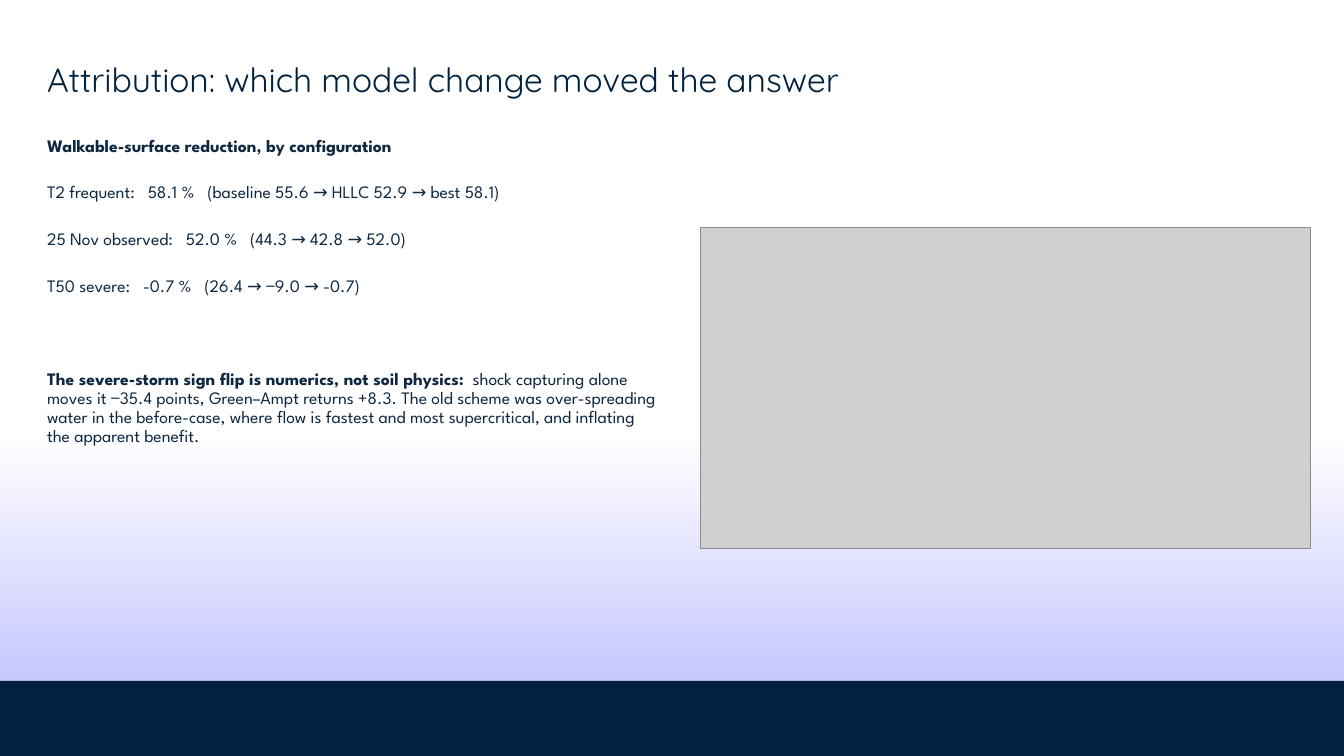
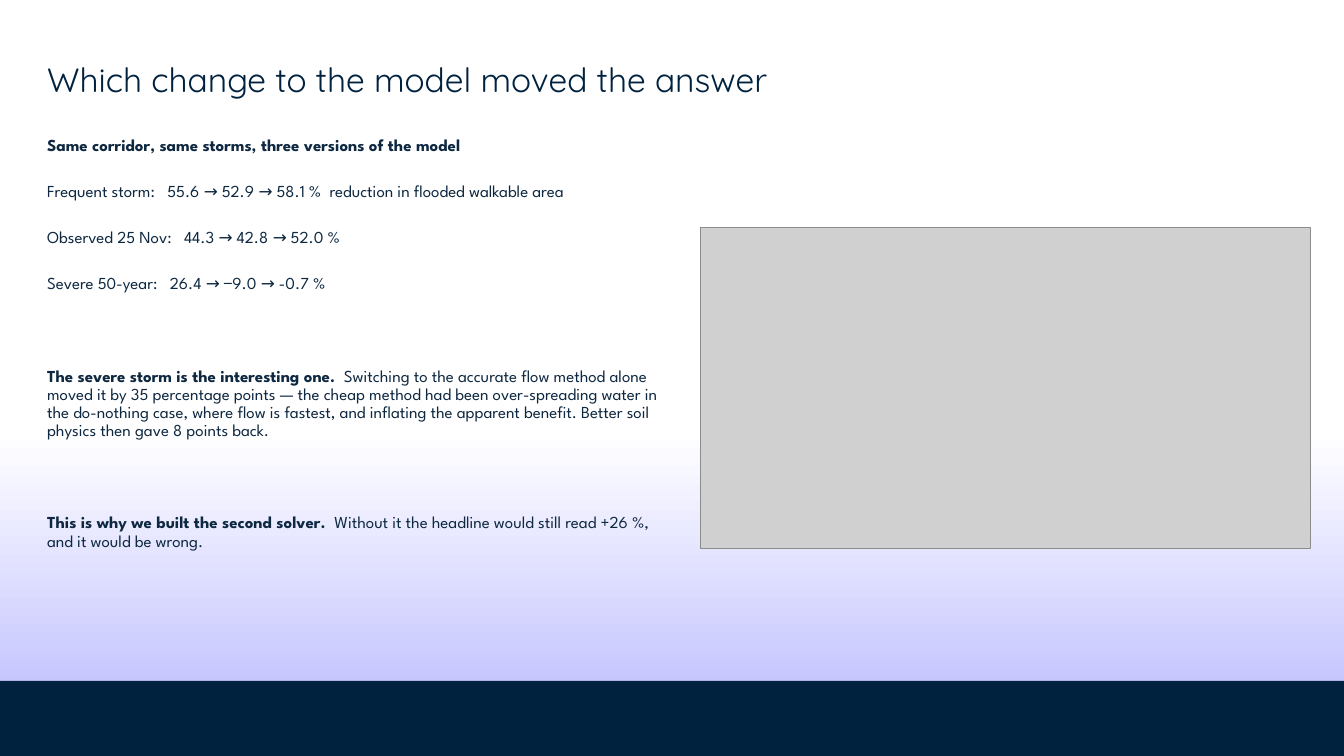
Before and after one commit to stathis-liap/Beirut_Project, a slide deck: slide 16 of output/presentation/almasar_technical_deck.pptx (slide 14 before the commit). Drawn at 1344x756 pixels with LibreOffice and Linux fonts; fonts in the diff are those of the drawing; grey boxes stand for pictures; background and template pictures are left out. Boxes give left, top, right and bottom in pixels: in the first picture for what was removed or moved away, otherwise in the second. Text is boxed around its words. In the diff, an @@ line names an element or a change of style, - is before the commit and + after.

Commit message:
Repitch the technical deck for engineers rather than hydraulics specialists
The deck assumed the audience read the flood-modelling literature. It should
assume they write software and understand maths.

- Every literature name is gone from the slides: Audusse reconstruction, Toro
  wave speeds, Kurganov-Petrova desingularisation, SIMP relaxation, Heaviside
  projection. The equation cards now annotate what each term *does* - "measure
  depth from the higher of the two beds, so still water stays still over a
  step" says more than the name ever did.
- The two schemes are "the cheap way" and "the full way", with what the cheap
  one drops and why it matters here, instead of a citation.
- New tech_loop.png: the stencil, the four steps of a timestep, and the per-run
  budget. Familiar ground for anyone who has written numerical code, and it
  makes steps 1 and 3 the only things that need explaining.
- Testing is framed as a test suite plus a runtime invariant, because that is
  what it is.
- Differentiability is explained as autograd through 75,000 steps - the same
  machinery that trains a network, applied to a solver.
- Adds "the idea in one paragraph" up front and drops the dense formulation
  slide that opened the old version.

20 slides, up from 18. The overview deck is unchanged.

```diff
--- a/output/presentation/almasar_technical_deck.pptx
+++ b/output/presentation/almasar_technical_deck.pptx
@@ title at [47, 67, 767, 99]: text changed @@
-Attribution: which model change moved the answer
+Which change to the model moved the answer
@@ text at [47, 139, 657, 551]: text changed; size 12.5 to 12 pt @@
-Walkable-surface reduction, by configuration
-T2 frequent: 58.1 % (baseline 55.6 → HLLC 52.9 → best 58.1)
-25 Nov observed: 52.0 % (44.3 → 42.8 → 52.0)
-T50 severe: -0.7 % (26.4 → −9.0 → -0.7)
-The severe-storm sign flip is numerics, not soil physics: shock capturing alone moves it −35.4 points, Green–Ampt returns +8.3. The old scheme was over-spreading water in the before-case, where flow is fastest and most supercritical, and inflating the apparent benefit.
+Same corridor, same storms, three versions of the model
+Frequent storm: 55.6 → 52.9 → 58.1 % reduction in flooded walkable area
+Observed 25 Nov: 44.3 → 42.8 → 52.0 %
+Severe 50-year: 26.4 → −9.0 → -0.7 %
+The severe storm is the interesting one. Switching to the accurate flow method alone moved it by 35 percentage points — the cheap method had been over-spreading water in the do-nothing case, where flow is fastest, and inflating the apparent benefit. Better soil physics then gave 8 points back.
+This is why we built the second solver. Without it the headline would still read +26 %, and it would be wrong.
```
Also in this commit, not shown: 6 other slides changed, 12 slides added, 10 slides removed, 9 other files.
